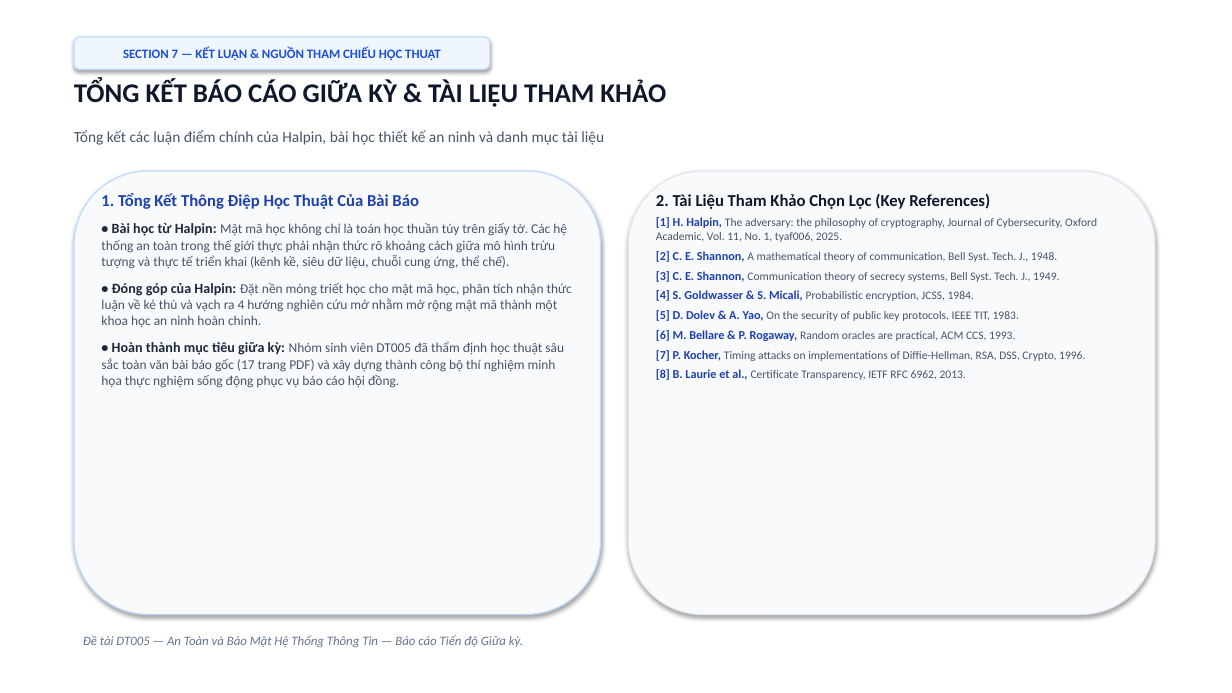
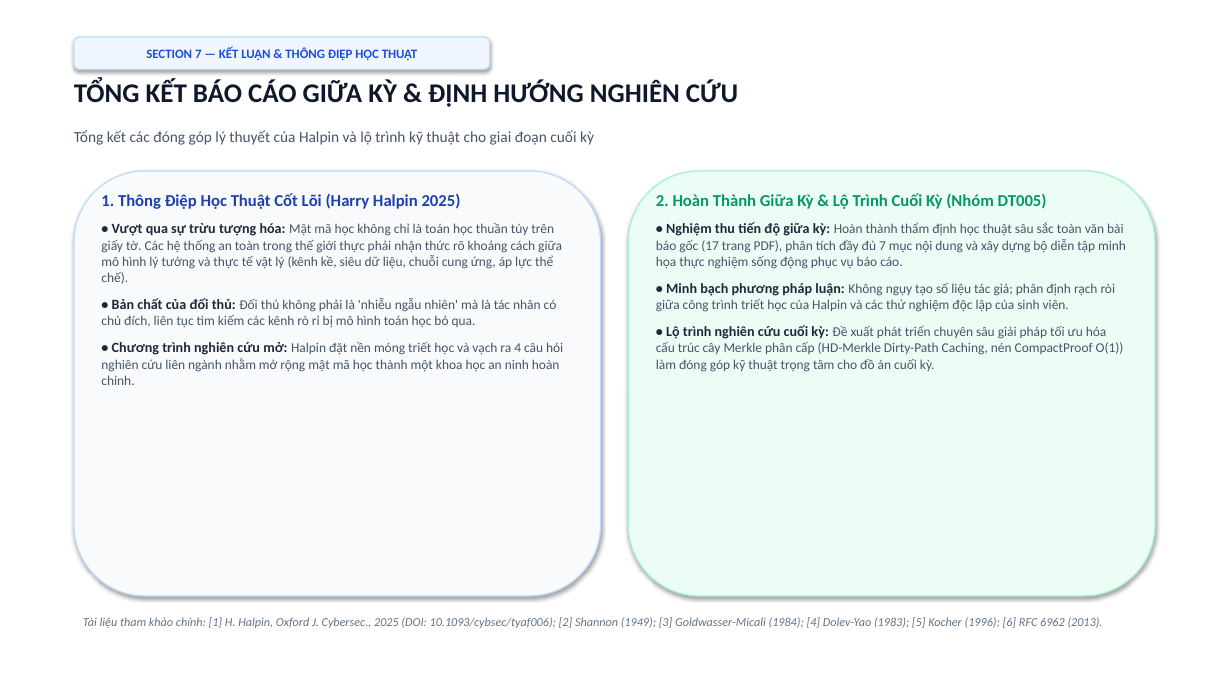
Before and after one commit to kietvo5924/ATBMHTTT_DT005_FileIntegrity, a slide deck: slide 15 of Bao_Cao_Giua_Ky_DT05_Final.pptx (slide 14 before the commit). Drawn at 1232x693 pixels with LibreOffice and Linux fonts; fonts in the diff are those of the drawing. Boxes give left, top, right and bottom in pixels: in the first picture for what was removed or moved away, otherwise in the second. Text is boxed around its words. In the diff, an @@ line names an element or a change of style, - is before the commit and + after.

```diff
--- a/Bao_Cao_Giua_Ky_DT05_Final.pptx
+++ b/Bao_Cao_Giua_Ky_DT05_Final.pptx
@@ text in rounded rectangle at (146,47,418,60): text changed @@
-SECTION 7 — KẾT LUẬN & NGUỒN THAM CHIẾU HỌC THUẬT
+SECTION 7 — KẾT LUẬN & THÔNG ĐIỆP HỌC THUẬT
@@ text at (74,80,738,107): text changed @@
-TỔNG KẾT BÁO CÁO GIỮA KỲ & TÀI LIỆU THAM KHẢO
+TỔNG KẾT BÁO CÁO GIỮA KỲ & ĐỊNH HƯỚNG NGHIÊN CỨU
@@ text at (74,130,594,145): text changed @@
-Tổng kết các luận điểm chính của Halpin, bài học thiết kế an ninh và danh mục tài liệu
+Tổng kết các đóng góp lý thuyết của Halpin và lộ trình kỹ thuật cho giai đoạn cuối kỳ
@@ rounded rectangle: place and size @@
-rounded rectangle at (74,171,601,615)
+rounded rectangle at (74,171,601,596)
@@ rounded rectangle: place and size @@
-rounded rectangle at (628,171,1155,615)
+rounded rectangle at (628,171,1155,596)
@@ rounded rectangle at (628,171,1155,596): fill #F8FAFC to #ECFDF5; outline #E2E8F0 1 pt to #A7F3D0 1 pt @@
@@ text at (101,193,563,385): text changed @@
-1. Tổng Kết Thông Điệp Học Thuật Của Bài Báo
-• Bài học từ Halpin: Mật mã học không chỉ là toán học thuần túy trên giấy tờ. Các hệ thống an toàn trong thế giới thực phải nhận thức rõ khoảng cách giữa mô hình trừu tượng và thực tế triển khai (kênh kề, siêu dữ liệu, chuỗi cung ứng, thể chế).
-• Đóng góp của Halpin: Đặt nền móng triết học cho mật mã học, phân tích nhận thức luận về kẻ thù và vạch ra 4 hướng nghiên cứu mở nhằm mở rộng mật mã thành một khoa học an ninh hoàn chỉnh.
-• Hoàn thành mục tiêu giữa kỳ: Nhóm sinh viên DT005 đã thẩm định học thuật sâu sắc toàn văn bài báo gốc (17 trang PDF) và xây dựng thành công bộ thí nghiệm minh họa thực nghiệm sống động phục vụ báo cáo hội đồng.
+1. Thông Điệp Học Thuật Cốt Lõi (Harry Halpin 2025)
+• Vượt qua sự trừu tượng hóa: Mật mã học không chỉ là toán học thuần túy trên giấy tờ. Các hệ thống an toàn trong thế giới thực phải nhận thức rõ khoảng cách giữa mô hình lý tưởng và thực tế vật lý (kênh kề, siêu dữ liệu, chuỗi cung ứng, áp lực thể chế).
+• Bản chất của đối thủ: Đối thủ không phải là 'nhiễu ngẫu nhiên' mà là tác nhân có chủ đích, liên tục tìm kiếm các kênh rò rỉ bị mô hình toán học bỏ qua.
+• Chương trình nghiên cứu mở: Halpin đặt nền móng triết học và vạch ra 4 câu hỏi nghiên cứu liên ngành nhằm mở rộng mật mã học thành một khoa học an ninh hoàn chỉnh.
@@ text at (656,193,1126,372): text changed; size 9 to 10.5 pt @@
-2. Tài Liệu Tham Khảo Chọn Lọc (Key References)
-[1] H. Halpin, The adversary: the philosophy of cryptography, Journal of Cybersecurity, Oxford Academic, Vol. 11, No. 1, tyaf006, 2025.
-[2] C. E. Shannon, A mathematical theory of communication, Bell Syst. Tech. J., 1948.
-[3] C. E. Shannon, Communication theory of secrecy systems, Bell Syst. Tech. J., 1949.
-[4] S. Goldwasser & S. Micali, Probabilistic encryption, JCSS, 1984.
-[5] D. Dolev & A. Yao, On the security of public key protocols, IEEE TIT, 1983.
-[6] M. Bellare & P. Rogaway, Random oracles are practical, ACM CCS, 1993.
-[7] P. Kocher, Timing attacks on implementations of Diffie-Hellman, RSA, DSS, Crypto, 1996.
-[8] B. Laurie et al., Certificate Transparency, IETF RFC 6962, 2013.
+2. Hoàn Thành Giữa Kỳ & Lộ Trình Cuối Kỳ (Nhóm DT005)
+• Nghiệm thu tiến độ giữa kỳ: Hoàn thành thẩm định học thuật sâu sắc toàn văn bài báo gốc (17 trang PDF), phân tích đầy đủ 7 mục nội dung và xây dựng bộ diễn tập minh họa thực nghiệm sống động phục vụ báo cáo.
+• Minh bạch phương pháp luận: Không ngụy tạo số liệu tác giả; phân định rạch ròi giữa công trình triết học của Halpin và các thử nghiệm độc lập của sinh viên.
+• Lộ trình nghiên cứu cuối kỳ: Đề xuất phát triển chuyên sâu giải pháp tối ưu hóa cấu trúc cây Merkle phân cấp (HD-Merkle Dirty-Path Caching, nén CompactProof O(1)) làm đóng góp kỹ thuật trọng tâm cho đồ án cuối kỳ.
@@ text at (83,617,1103,628): text changed; size 10 to 9.5 pt @@
-Đề tài DT005 — An Toàn và Bảo Mật Hệ Thống Thông Tin — Báo cáo Tiến độ Giữa kỳ.
+Tài liệu tham khảo chính: [1] H. Halpin, Oxford J. Cybersec., 2025 (DOI: 10.1093/cybsec/tyaf006); [2] Shannon (1949); [3] Goldwasser-Micali (1984); [4] Dolev-Yao (1983); [5] Kocher (1996); [6] RFC 6962 (2013).
```
Also in this commit, not shown: 1 other slide changed, 1 slide added, 6 other files.
